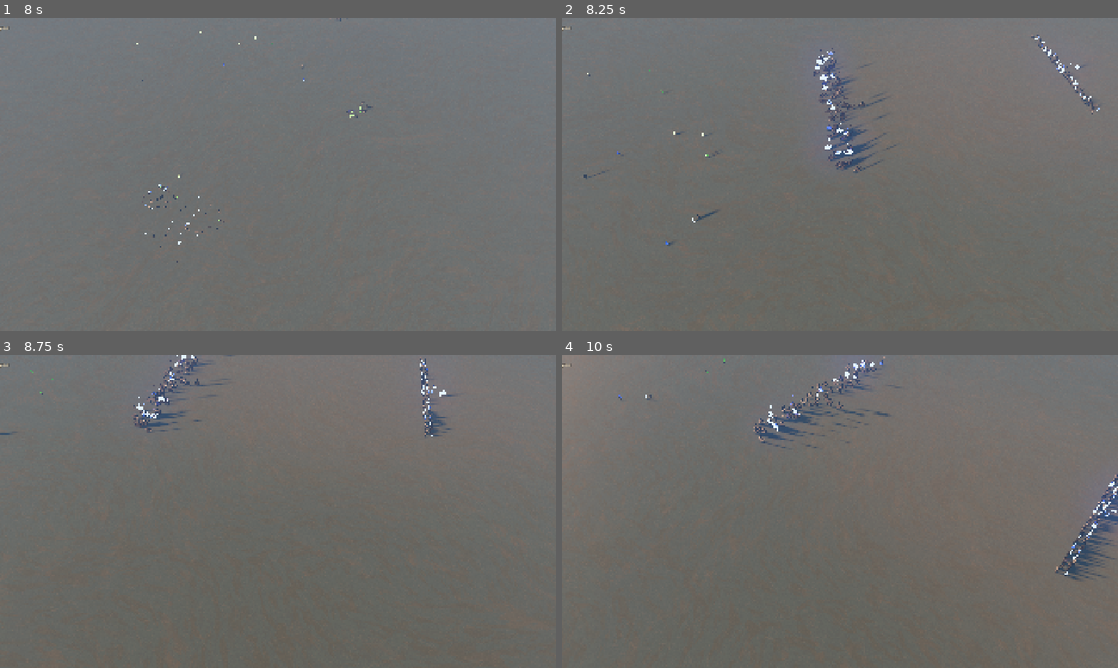
Above: before the commit, frames 1-4 (two rows, left to right).
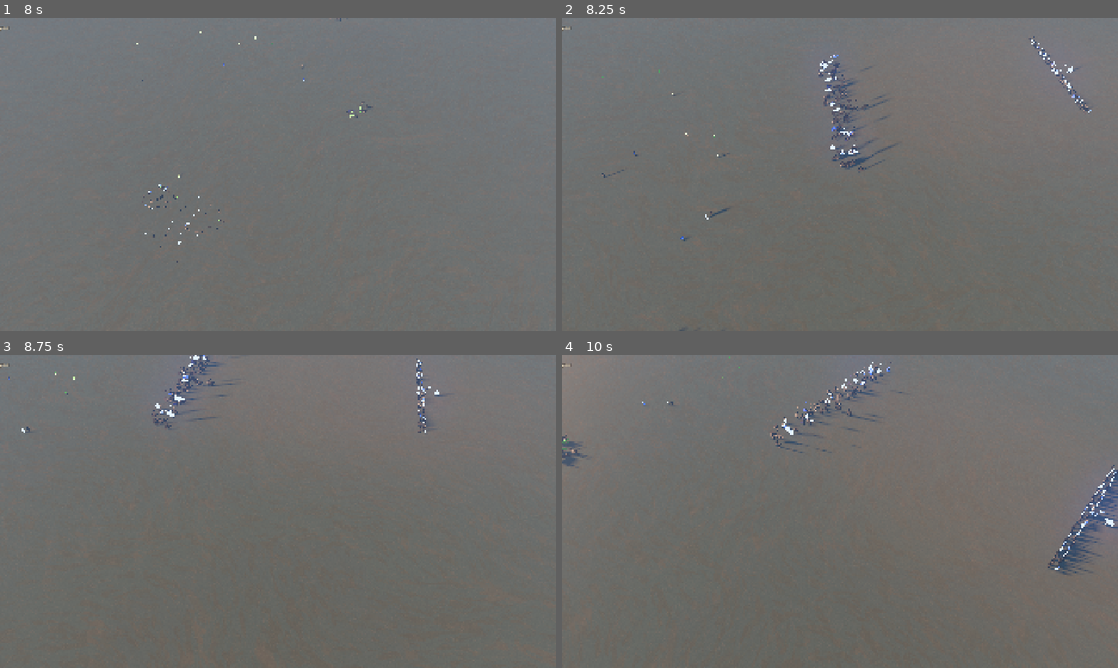
Above: after the commit, the same moments.

Repository: Keepich1/KAGANFILM
Game: Godot game, scene res://scenes/test/battle_clash.tscn
The game is run twice, just before and just after one commit, with the same random seed, the same clock (stepped at 60 frames per second) and the same inputs. This scene is started directly instead of the project's main scene.
Inputs (mouse positions are in pixels of both pictures, inside the frame that each line leads up to):
- Up to frame 1 (8 s): tap Enter at 0.5 s; move the mouse to (400, 158) at 0.52 s; hold D 0.53-1.25 s; tap P at 0.6 s; click (400, 158) at 0.67 s; drag from (166, 190) to (250, 237) at 1.27 s; move the mouse to (333, 105) at 2.02 s; hold D 2.03-2.75 s; tap C at 2.1 s; drag from (250, 237) to (111, 127) at 2.77 s; move the mouse to (444, 221) at 3.52 s; hold A 3.53-4.25 s; tap 4 at 3.6 s; drag from (111, 127) to (194, 96) at 4.27 s; move the mouse to (305, 174) at 5.02 s; hold S 5.03-5.75 s; hold E 5.03-5.75 s; click (305, 174) at 5.17 s; drag from (194, 96) to (166, 190) at 5.77 s; move the mouse to (400, 158) at 6.52 s; hold W 6.53-7.25 s; tap R at 6.6 s; drag from (166, 190) to (250, 237) at 7.27 s
- Up to frame 2 (8.25 s): move the mouse to (895, 105) at 8.02 s; hold S from 8.03 s (still down); tap 1 at 8.1 s
- Up to frame 3 (8.75 s): keep holding S
- Up to frame 4 (10 s): release S at 8.75 s; drag from (812, 574) to (673, 464) at 8.77 s; move the mouse to (1006, 558) at 9.52 s; hold W from 9.53 s (still down); hold Q from 9.53 s (still down); click (1006, 558) at 9.67 s

Frame 1 is identical in both runs. In frame 2, 1.7% of the frame differs, in the area x 3-97%, y 5-100%; in frame 3, 1.6%; in frame 4, 2.9%, in the area x 0-100%, y 0-72%.

Commit message:
Бой: камера стратегии смотрит на место схватки, бегство снято навстречу бегущим
Co-Authored-By: Claude Opus 5.5 <noreply@anthropic.com>
Claude-Session: https://claude.ai/code/session_01MEAdsoDkSD31eUcwCkkua8

Diff:
--- a/ordo/scripts/camera/cine_camera.gd
+++ b/ordo/scripts/camera/cine_camera.gd
@@ -201,9 +201,10 @@
 			var p := mid + Vector3(8.0 + st * 0.3, 3.2 + st * 0.25, 24.0)
 			return [p, mid + Vector3(0.0, 1.4, 0.0), 46.0]
 		"rout":
+			# впереди бегущих (с востока), против солнца: бегут на камеру, за ними — погоня в пыли
 			var c := Vector3(oc.x, 0.0, oc.y)
-			var p := c + Vector3(-16.0, 5.0, 26.0)
-			return [p, c + Vector3(-4.0, 1.2, 0.0), 46.0]
+			var p := c + Vector3(24.0 + st * 1.5, 3.2, 13.0)
+			return [p, c + Vector3(-10.0, 1.6, -2.0), 44.0]
 		"aftermath":
 			# с востока против солнца: тела на переднем плане, остатки дыма светятся,
 			# конница собирается вокруг полководца; медленный подъём
--- a/ordo/scripts/camera/rts_camera.gd
+++ b/ordo/scripts/camera/rts_camera.gd
@@ -10,7 +10,7 @@
 signal moved_by_player
 
 ## Точка взгляда (x, z) и начальные параметры
-@export var focus := Vector3(84.0, 0.0, 4.0)
+@export var focus := Vector3(94.0, 0.0, 6.0)
 @export var distance := 70.0
 @export_range(-180.0, 180.0) var yaw_deg := 12.0
 @export var min_distance := 14.0
@@ -25,7 +25,7 @@
 @export var interactive := true
 ## Готовые виды 1–4: (x, z, расстояние, азимут)
 @export var presets: Array[Vector4] = [
-	Vector4(80.0, 4.0, 100.0, 12.0),     # 1 — всё поле боя
+	Vector4(78.0, 4.0, 110.0, 12.0),     # 1 — всё поле боя
 	Vector4(104.0, 0.0, 42.0, -58.0),    # 2 — кокандская линия
 	Vector4(30.0, 10.0, 46.0, 38.0),     # 3 — конница кыпчаков
 	Vector4(-62.0, 30.0, 150.0, 20.0),   # 4 — лагерь
